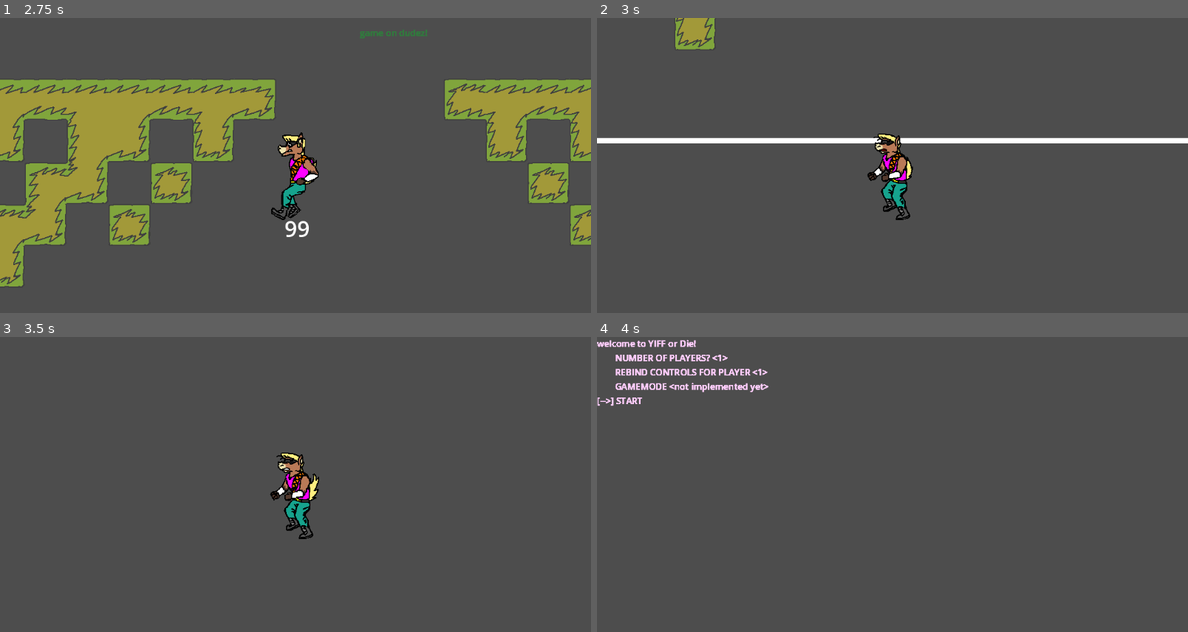
Above: before the commit, frames 1-4 (two rows, left to right).
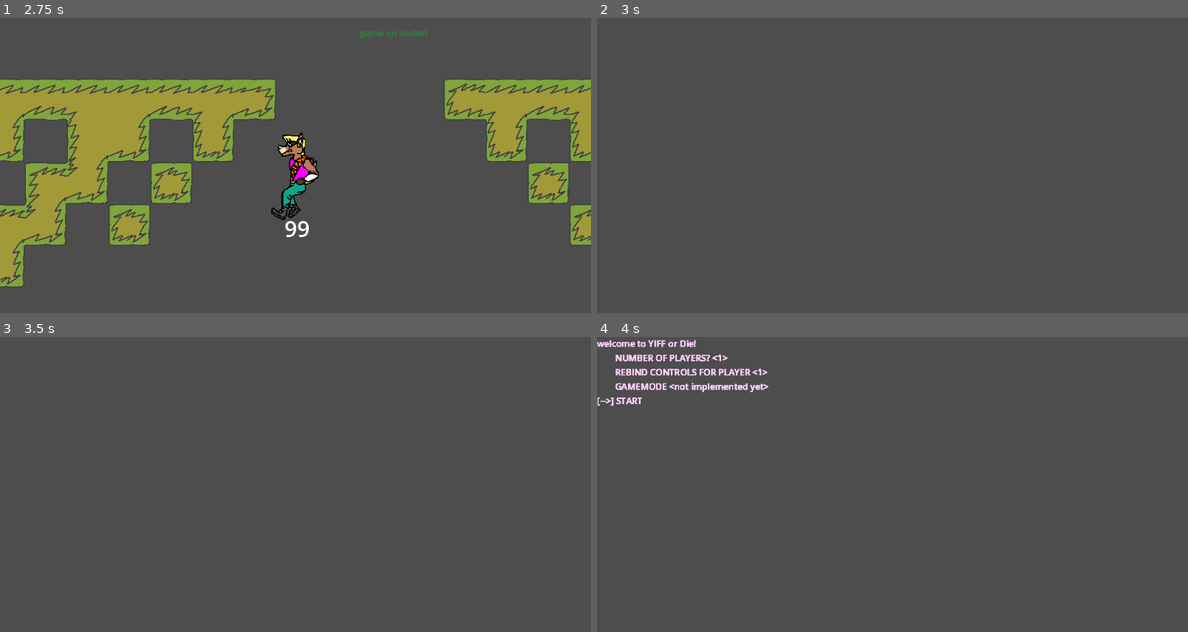
Above: after the commit, the same moments.

Repository: WelfzTwingoFurs/YiffOrDie
Game: Godot game, scene res://scene_menu.tscn
The game is run twice, just before and just after one commit, with the same random seed, the same clock (stepped at 60 frames per second) and the same inputs.
Inputs:
- Up to frame 1 (2.75 s): tap Enter (menu_yes) at 0.5 s; hold D (menu_right) 0.53-2.03 s; tap Keypad Enter (bug_shoot) at 0.6, 1.35, 2.1 s; tap F11 (bug_speedup) at 0.77, 1.52 s; hold A (menu_left) from 2.03 s (still down)
- Up to frame 2 (3 s): release A (menu_left) at 2.78 s; hold D (menu_right) from 2.78 s (still down); tap Keypad Enter (bug_shoot) at 2.85 s
- Up to frame 3 (3.5 s): keep holding D (menu_right); tap F11 (bug_speedup) at 3.02 s
- Up to frame 4 (4 s): keep holding D (menu_right); tap F5 (bug_reset) at 3.5 s; tap Keypad Enter (bug_shoot) at 3.6 s; tap F11 (bug_speedup) at 3.77 s

Frame 1 is identical in both runs. In frame 2, 3.7% of the frame differs, in the area x 0-100%, y 0-69%; in frame 3, 1.2%; in frame 4, nothing differs.

Commit message:
Add files via upload

Diff:
--- a/Scripts/Camera.gd
+++ b/Scripts/Camera.gd
@@ -9,7 +9,7 @@
 func refresh_targets():
 	players = []
 	for target in get_parent().get_children():
-		if target.is_in_group("player"):
+		if target.is_in_group("player") && target.HP > 0:
 			players.append(target)
 
 	if focus > players.size()-1:
@@ -56,7 +56,9 @@
 			else:
 				zoom = wow
 
-
+		else:
+			refresh_targets()
+			zoom = Vector2(1,1)
 
 
 
